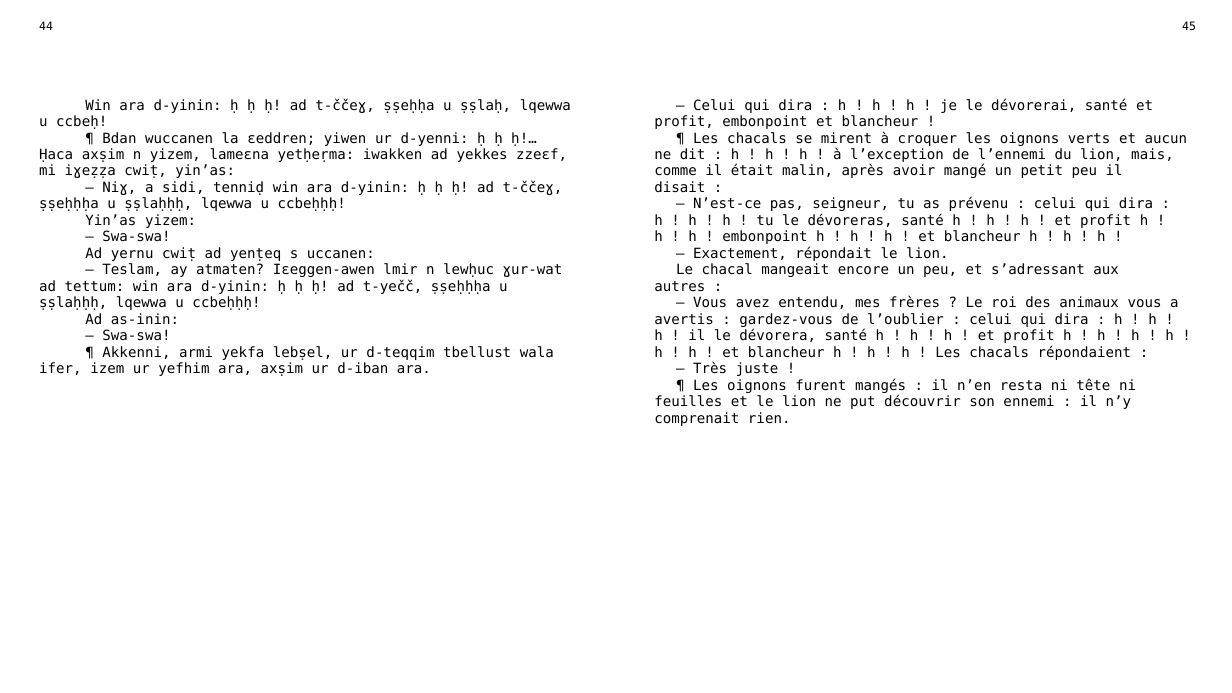
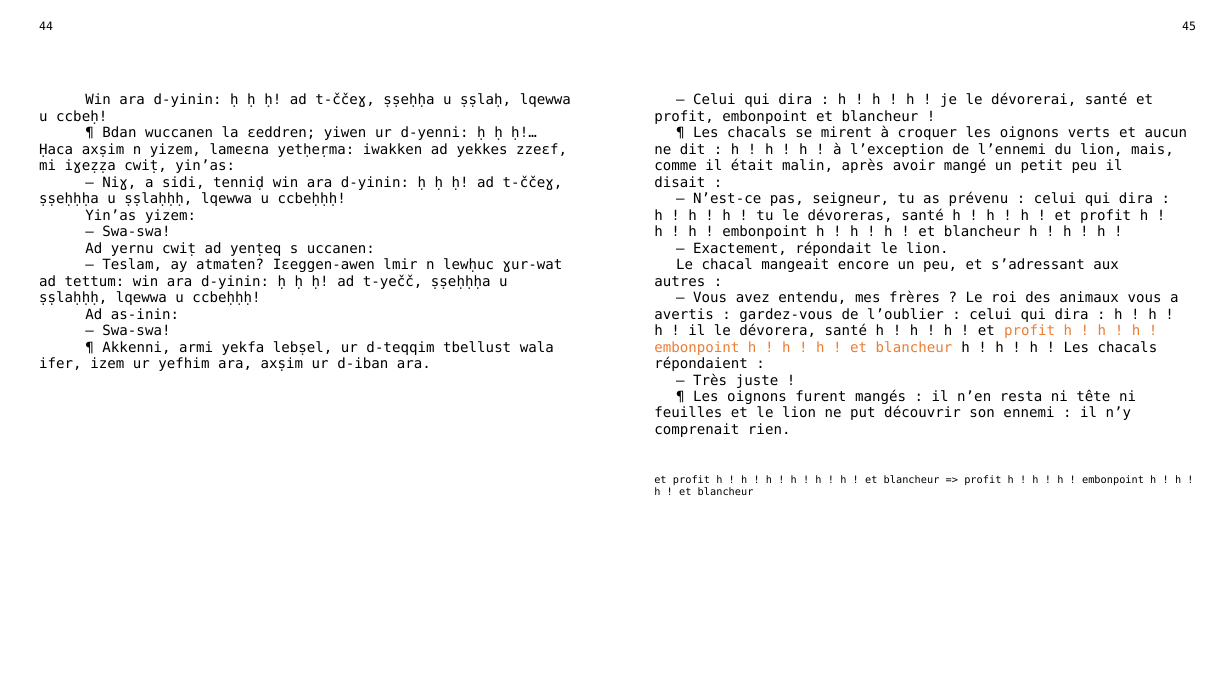
Before and after one commit to sferhah/tamacahut_n_wuccen, a slide deck: slide 20 of Uccen.ConsoleApp/Resources/pptx/uccen.pptx. Drawn at 1232x693 pixels with LibreOffice and Linux fonts; fonts in the diff are those of the drawing. Boxes give left, top, right and bottom in pixels: in the first picture for what was removed or moved away, otherwise in the second. Text is boxed around its words. In the diff, an @@ line names an element or a change of style, - is before the commit and + after.

```diff
--- a/Uccen.ConsoleApp/Resources/pptx/uccen.pptx
+++ b/Uccen.ConsoleApp/Resources/pptx/uccen.pptx
@@ table at <box>30,15,1205,692</box> @@
-row 3: Win ara d-yinin: ḥ ḥ ḥ! ad t-ččeɣ, ṣṣeḥḥa u ṣṣlaḥ, lqewwa u ccbeḥ! / ¶ Bdan wuccanen la ɛeddren; yiwen ur d-yenni: ḥ ḥ ḥ!… Ḥaca axṣim n yizem, lameɛna yetḥeṛma: iwakken ad yekkes zzeɛf, mi iɣeẓẓa cwiṭ, yin’as: / — Niɣ, a sidi, tenniḍ win ara d-yinin: ḥ ḥ ḥ! ad t-ččeɣ, ṣṣeḥḥḥa u ṣṣlaḥḥḥ, lqewwa u ccbeḥḥḥ! / Yin’as yizem: / — Swa-swa! / Ad yernu cwiṭ ad yenṭeq s uccanen: / — Teslam, ay atmaten? Iɛeggen-awen lmir n lewḥuc ɣur-wat ad tettum: win ara d-yinin: ḥ ḥ ḥ! ad t-yečč, ṣṣeḥḥḥa u ṣṣlaḥḥḥ, lqewwa u ccbeḥḥḥ! / Ad as-inin: / — Swa-swa! / ¶ Akkenni, armi yekfa lebṣel, ur d-teqqim tbellust wala ifer, izem ur yefhim ara, axṣim ur d-iban ara. |  | — Celui qui dira : h ! h ! h ! je le dévorerai, santé et profit, embonpoint et blancheur ! / ¶ Les chacals se mirent à croquer les oignons verts et aucun ne dit : h ! h ! h ! à l’exception de l’ennemi du lion, mais, comme il était malin, après avoir mangé un petit peu il disait : / — N’est-ce pas, seigneur, tu as prévenu : celui qui dira : h ! h ! h ! tu le dévoreras, santé h ! h ! h ! et profit h ! h ! h ! embonpoint h ! h ! h ! et blancheur h ! h ! h ! / — Exactement, répondait le lion. / Le chacal mangeait encore un peu, et s’adressant aux autres : / — Vous avez entendu, mes frères ? Le roi des animaux vous a avertis : gardez-vous de l’oublier : celui qui dira : h ! h ! h ! il le dévorera, santé h ! h ! h ! et profit h ! h ! h ! h ! h ! h ! et blancheur h ! h ! h ! Les chacals répondaient : / — Très juste ! / ¶ Les oignons furent mangés : il n’en resta ni tête ni feuilles et le lion ne put découvrir son ennemi : il n’y comprenait rien.
+row 3: Win ara d-yinin: ḥ ḥ ḥ! ad t-ččeɣ, ṣṣeḥḥa u ṣṣlaḥ, lqewwa u ccbeḥ! / ¶ Bdan wuccanen la ɛeddren; yiwen ur d-yenni: ḥ ḥ ḥ!… Ḥaca axṣim n yizem, lameɛna yetḥeṛma: iwakken ad yekkes zzeɛf, mi iɣeẓẓa cwiṭ, yin’as: / — Niɣ, a sidi, tenniḍ win ara d-yinin: ḥ ḥ ḥ! ad t-ččeɣ, ṣṣeḥḥḥa u ṣṣlaḥḥḥ, lqewwa u ccbeḥḥḥ! / Yin’as yizem: / — Swa-swa! / Ad yernu cwiṭ ad yenṭeq s uccanen: / — Teslam, ay atmaten? Iɛeggen-awen lmir n lewḥuc ɣur-wat ad tettum: win ara d-yinin: ḥ ḥ ḥ! ad t-yečč, ṣṣeḥḥḥa u ṣṣlaḥḥḥ, lqewwa u ccbeḥḥḥ! / Ad as-inin: / — Swa-swa! / ¶ Akkenni, armi yekfa lebṣel, ur d-teqqim tbellust wala ifer, izem ur yefhim ara, axṣim ur d-iban ara. |  | — Celui qui dira : h ! h ! h ! je le dévorerai, santé et profit, embonpoint et blancheur ! / ¶ Les chacals se mirent à croquer les oignons verts et aucun ne dit : h ! h ! h ! à l’exception de l’ennemi du lion, mais, comme il était malin, après avoir mangé un petit peu il disait : / — N’est-ce pas, seigneur, tu as prévenu : celui qui dira : h ! h ! h ! tu le dévoreras, santé h ! h ! h ! et profit h ! h ! h ! embonpoint h ! h ! h ! et blancheur h ! h ! h ! / — Exactement, répondait le lion. / Le chacal mangeait encore un peu, et s’adressant aux autres : / — Vous avez entendu, mes frères ? Le roi des animaux vous a avertis : gardez-vous de l’oublier : celui qui dira : h ! h ! h ! il le dévorera, santé h ! h ! h ! et profit h ! h ! h ! embonpoint h ! h ! h ! et blancheur h ! h ! h ! Les chacals répondaient : / — Très juste ! / ¶ Les oignons furent mangés : il n’en resta ni tête ni feuilles et le lion ne put découvrir son ennemi : il n’y comprenait rien.
+row 4:  |  | et profit h ! h ! h ! h ! h ! h ! et blancheur => profit h ! h ! h ! embonpoint h ! h ! h ! et blancheur
```
Also in this commit, not shown: 9 other slides changed, 16 other files.
